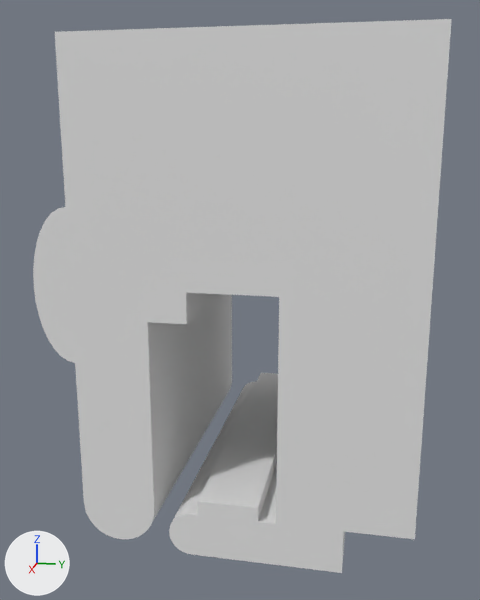
The Blender file 生活物品/haworth办公椅搭配黑白调E2pro头枕支架/主体.blend, before and after one commit.
Before and after are seen from a camera (50 mm lens) standing at (100.8, 31.8, 33.3) and looking at (1.4, 11.9, 8.5). The axes (+X, +Y, +Z) are drawn at lower left. The lights are the same throughout. The first picture is the older version.

The first picture shows '1-主体', '1-卡扣'.
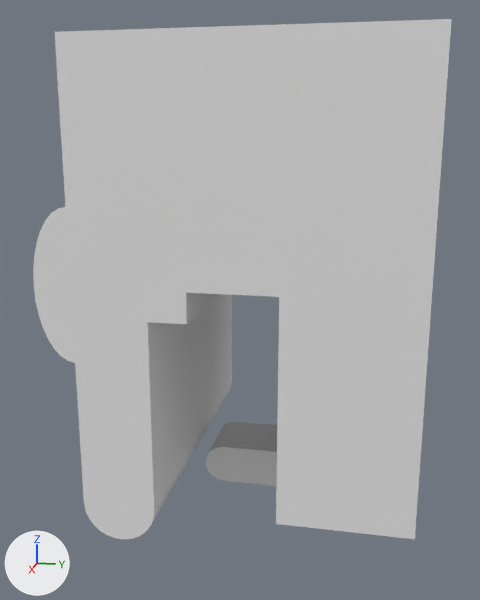
ob_3_凸点 is not drawn itself; it is used by a modifier of ob_1_卡扣.
ob_2_卡扣圆弧 is not drawn itself; it is used by a modifier of ob_1_卡扣.

Location of each change, (x1, y1, x2, y2) in pixels of the pictures (480 x 600 px):
'1-卡扣', reshaped, moved, rescaled, modifiers changed
    before: (169, 373, 345, 573)
    after: (206, 422, 277, 486)

What the commit changed:
Object '1-卡扣' (ob_1_卡扣) moves from (0.0, 20.0, -18.0) to (0.0, 22.5, -18.0).
Object '1-卡扣' (ob_1_卡扣) is rescaled from (25.0, 10.0, 3.0) to (5.0, 12.5, 3.0).
Object '1-卡扣' (ob_1_卡扣) has a BOOLEAN modifier named '布尔'.
Modifier setting removed (it was object = ob_柱体m3_12_1).
Object '1-卡扣' (ob_1_卡扣) loses its BOOLEAN modifier named '布尔.001'.
Modifier setting removed (it was object = ob_柱体m3_12_2).
Object '1-卡扣' (ob_1_卡扣) loses its BOOLEAN modifier named '布尔.002'.
Object '1-卡扣' (ob_1_卡扣) loses its BOOLEAN modifier named '布尔.003'.
Modifier setting removed (it was operation = 'UNION').
Object '1-卡扣' (ob_1_卡扣) gains a BOOLEAN modifier named '布尔.001'.
On modifier '布尔.001' of object '1-卡扣' (ob_1_卡扣), object goes from ob_3_凸点 to ob_柱体m3_12_1.
Object '2-卡扣圆弧' (ob_2_卡扣圆弧) is rescaled from (3.0, 3.0, 25.0) to (3.0, 3.0, 5.0).
Object '3-凸点' (ob_3_凸点) is deleted.
